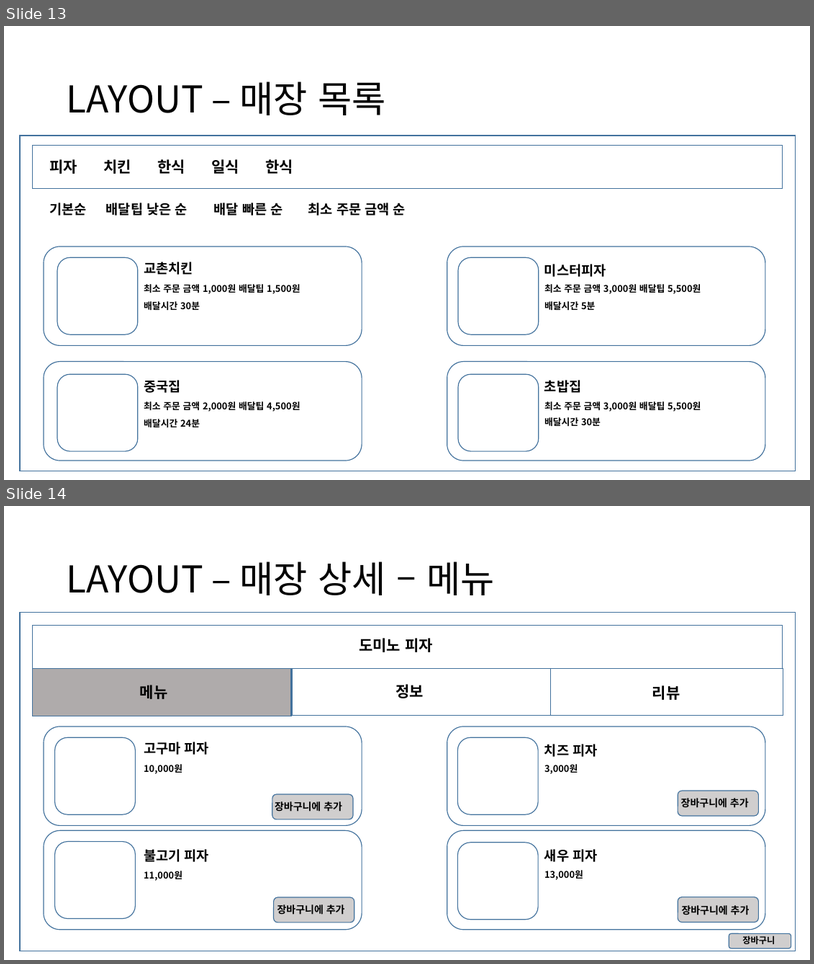
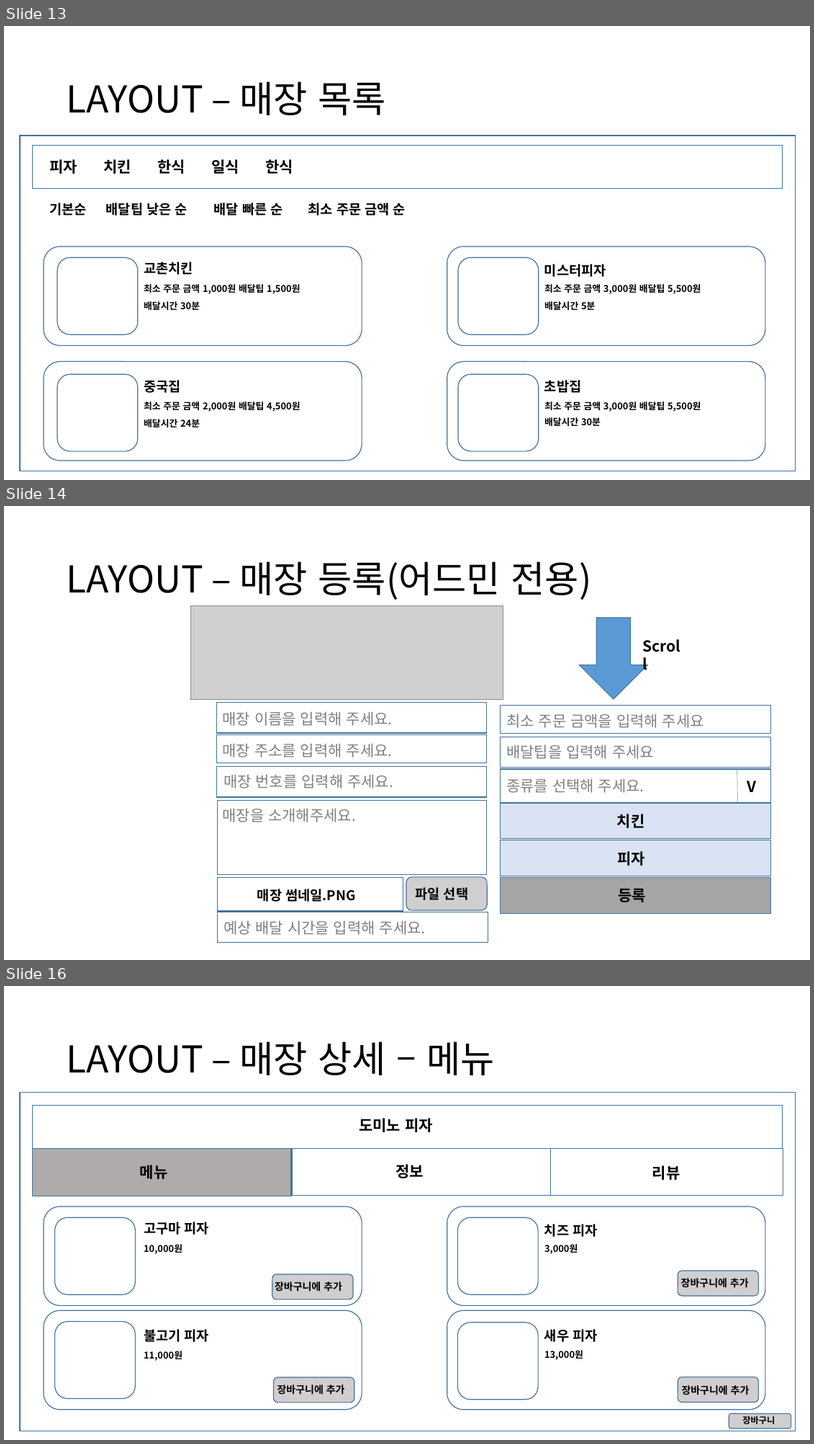
Before and after one commit to Camelllia/BaeminApplication, a slide deck: 202131205_김승진_실무게임프로그래밍_기획서.pptx. Shown one above the other, each under a label of ours: slides 13 and 14 before the commit, slides 13, 14 and 16 after it; the slides between them are not shown. The pictures are 814x964 and 814x1444 pixels, drawn with LibreOffice and Linux fonts; fonts in the diff are those of the drawing; grey boxes stand for pictures. Boxes give left, top, right and bottom in pixels: in the first picture for what was removed or moved away, otherwise in the second. Text is boxed around its words. In the diff, an @@ line names an element or a change of style, - is before the commit and + after.

```diff
--- a/202131205_김승진_실무게임프로그래밍_기획서.pptx
+++ b/202131205_김승진_실무게임프로그래밍_기획서.pptx
@@ slide 14 added at <box>4,506,810,960</box>, background #FFFFFF @@
@@ title added at <box>66,561,592,600</box>, 44 pt, text #000000 @@
+LAYOUT – 매장 등록(어드민 전용)
@@ picture added at <box>191,606,504,699</box> @@
@@ down arrow added at <box>580,618,648,700</box>, fill #5B9BD5, outline #43739E 1 pt @@
@@ text added at <box>638,633,691,658</box>, 18 pt, text #000000, bold @@
+Scroll
@@ rectangle added at <box>216,702,486,733</box>, fill #FFFFFF, outline #43739E 1 pt @@
@@ text added at <box>222,711,393,726</box>, 18 pt, text #808080 @@
+매장 이름을 입력해 주세요.
@@ rectangle added at <box>501,705,771,734</box>, fill #FFFFFF, outline #43739E 1 pt @@
@@ text added at <box>507,713,705,728</box>, 18 pt, text #808080 @@
+최소 주문 금액을 입력해 주세요
@@ rectangle added at <box>216,735,486,763</box>, fill #FFFFFF, outline #43739E 1 pt @@
@@ text added at <box>222,743,393,757</box>, 18 pt, text #808080 @@
+매장 주소를 입력해 주세요.
@@ rectangle added at <box>501,736,771,767</box>, fill #FFFFFF, outline #43739E 1 pt @@
@@ text added at <box>507,744,654,759</box>, 18 pt, text #808080 @@
+배달팁을 입력해 주세요
@@ rectangle added at <box>216,766,486,797</box>, fill #FFFFFF, outline #43739E 1 pt @@
@@ text added at <box>224,774,394,788</box>, 18 pt, text #808080 @@
+매장 번호를 입력해 주세요.
@@ rectangle added at <box>501,769,771,803</box>, fill #FFFFFF, outline #43739E 1 pt @@
@@ text added at <box>507,778,645,793</box>, 18 pt, text #808080 @@
+종류를 선택해 주세요.
@@ line added from (738, 769) to (738, 803), #5B9BD5 0.5 pt @@
@@ text added at <box>747,780,756,792</box>, 18 pt, text #000000, bold @@
+V
@@ rectangle added at <box>218,800,486,875</box>, fill #FFFFFF, outline #43739E 1 pt @@
@@ text added at <box>222,808,426,934</box>, 18 pt, text #808080 @@
+매장을 소개해주세요.
@@ text added at <box>222,808,393,934</box>, 18 pt, text #808080 @@
+매장 주소를 입력해 주세요.
@@ rectangle added at <box>501,803,771,838</box>, fill #DAE3F3, outline #43739E 1 pt @@
@@ text added at <box>617,813,646,828</box>, 18 pt, text #000000, bold @@
+치킨
@@ rectangle added at <box>501,840,771,875</box>, fill #DAE3F3, outline #43739E 1 pt @@
@@ text added at <box>617,851,646,865</box>, 18 pt, text #000000, bold @@
+피자
@@ rectangle added at <box>218,878,404,911</box>, fill #FFFFFF, outline #43739E 1 pt @@
@@ text added at <box>257,888,355,901</box>, 16 pt, text #000000, bold @@
+매장 썸네일.PNG
@@ rounded rectangle added at <box>406,877,487,910</box>, fill #D0CECE, outline #43739E 1 pt @@
@@ text added at <box>416,887,468,900</box>, 16 pt, text #000000, bold @@
+파일 선택
@@ rectangle added at <box>501,878,771,913</box>, fill #A5A5A5, outline #43739E 1 pt @@
@@ text added at <box>619,888,647,902</box>, 18 pt, text #000000, bold @@
+등록
@@ rectangle added at <box>218,912,488,943</box>, fill #FFFFFF, outline #43739E 1 pt @@
@@ text added at <box>224,920,376,934</box>, 18 pt, text #808080 @@
+예상 배달 시간을 입력해 주세요.
@@ what was slide 14 is now slide 16 @@
```
Also in this commit, not shown: 1 slide changed, 1 other slide added.
